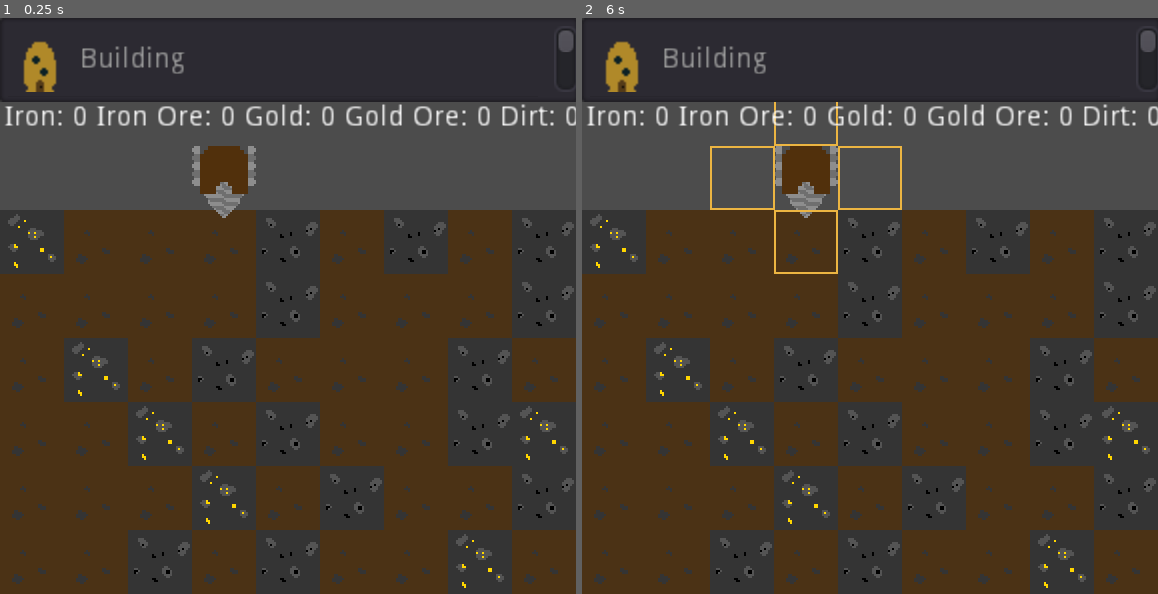
Above: before the commit, frames 1-2 (left to right).
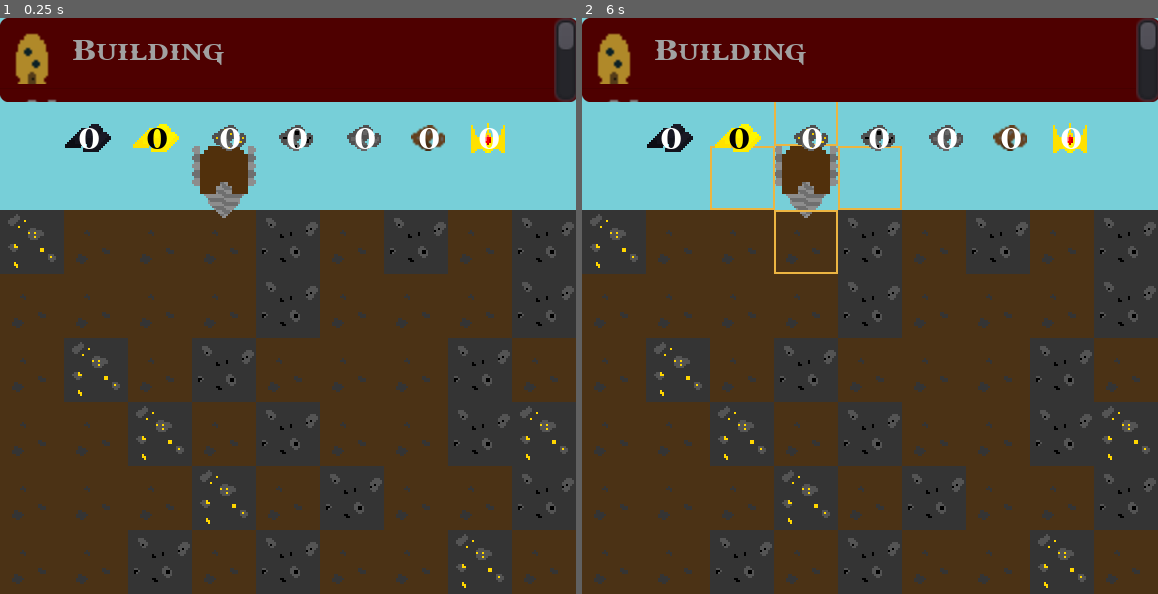
Above: after the commit, the same moments.

Repository: the-alex-g/LD48
Game: Godot game, scene res://Main/Main.tscn
The game is run twice, just before and just after one commit, with the same random seed, the same clock (stepped at 60 frames per second) and the same inputs.
Inputs (mouse positions are in pixels of both pictures, inside the frame that each line leads up to):
- Up to frame 1 (0.25 s): no input
- Up to frame 2 (6 s): tap Enter at 0.5, 2, 3.5 s; move the mouse to (996, 277) at 0.52 s; click (996, 277) at 0.67 s; tap Space at 1.25, 2.75, 4.25 s; move the mouse to (754, 334) at 1.27 s; click (754, 334) at 1.42 s; move the mouse to (927, 179) at 2.02 s; click (927, 179) at 2.17 s; move the mouse to (841, 421) at 2.77 s; click (841, 421) at 2.92 s; move the mouse to (1042, 392) at 3.52 s; click (1042, 392) at 3.67 s; move the mouse to (697, 219) at 4.27 s; click (697, 219) at 4.42 s; move the mouse to (898, 306) at 5.02 s; click (898, 306) at 5.17 s; move the mouse to (783, 162) at 5.77 s; click (783, 162) at 5.92 s

The runs differ from the first frame. In frame 1, 32% of the frame differs, in the area x 0-100%, y 0-34%; in frame 2, 31%.

Commit message:
Add resource icons

Diff:
--- a/project/CreatableItems/itemList.tscn
+++ b/project/CreatableItems/itemList.tscn
@@ -6,11 +6,45 @@
 [ext_resource path="res://Art/GoldSmelter/GoldSmelter1.png" type="Texture" id=4]
 [ext_resource path="res://Art/IronSmelter/IronSmelter0.png" type="Texture" id=5]
 [ext_resource path="res://Art/City/City.png" type="Texture" id=6]
+[ext_resource path="res://Font.tres" type="DynamicFont" id=7]
+
+[sub_resource type="StyleBoxFlat" id=1]
+bg_color = Color( 0.670588, 0, 0, 1 )
+corner_radius_top_left = 5
+corner_radius_top_right = 5
+corner_radius_bottom_right = 5
+corner_radius_bottom_left = 5
+
+[sub_resource type="StyleBoxFlat" id=2]
+bg_color = Color( 0.368627, 0, 0, 1 )
+corner_radius_top_left = 5
+corner_radius_top_right = 5
+corner_radius_bottom_right = 5
+corner_radius_bottom_left = 5
+
+[sub_resource type="StyleBoxFlat" id=3]
+bg_color = Color( 0.670588, 0, 0, 1 )
+corner_radius_top_left = 5
+corner_radius_top_right = 5
+corner_radius_bottom_right = 5
+corner_radius_bottom_left = 5
+
+[sub_resource type="StyleBoxFlat" id=4]
+bg_color = Color( 0.305882, 0, 0, 1 )
+corner_radius_top_left = 5
+corner_radius_top_right = 5
+corner_radius_bottom_right = 5
+corner_radius_bottom_left = 5
 
 [node name="ItemList" type="ItemList"]
 anchor_right = 1.0
-margin_right = -178.0
+margin_right = -150.0
 margin_bottom = 42.0
+custom_styles/selected_focus = SubResource( 1 )
+custom_styles/bg_focus = SubResource( 2 )
+custom_styles/selected = SubResource( 3 )
+custom_styles/bg = SubResource( 4 )
+custom_fonts/font = ExtResource( 7 )
 items = [ "Building", ExtResource( 2 ), false, "Statue", ExtResource( 3 ), false, "Gold Smelter", ExtResource( 4 ), false, "Iron Smelter", ExtResource( 5 ), false, "City", ExtResource( 6 ), false ]
 script = ExtResource( 1 )
 __meta__ = {
--- /dev/null
+++ b/project/Font.tres
@@ -0,0 +1,6 @@
+[gd_resource type="DynamicFont" load_steps=2 format=2]
+
+[ext_resource path="res://GODOFWAR.TTF" type="DynamicFontData" id=1]
+
+[resource]
+font_data = ExtResource( 1 )
--- a/project/Main/Main.tscn
+++ b/project/Main/Main.tscn
@@ -7,18 +7,16 @@
 [ext_resource path="res://CreatableItems/itemList.tscn" type="PackedScene" id=5]
 [ext_resource path="res://CreatableItems/ItemArea.tscn" type="PackedScene" id=6]
 [ext_resource path="res://Main/ResourceDisplay.tscn" type="PackedScene" id=7]
+[ext_resource path="res://Art/Sky.png" type="Texture" id=8]
 
 [node name="Main" type="Node2D"]
 script = ExtResource( 1 )
 
-[node name="ColorRect" type="ColorRect" parent="."]
-visible = false
-margin_right = 289.0
-margin_bottom = 289.0
-color = Color( 0.635294, 0.956863, 0.972549, 1 )
-__meta__ = {
-"_edit_use_anchors_": false
-}
+[node name="Sprite" type="Sprite" parent="."]
+scale = Vector2( 9.15625, 9.28125 )
+z_index = -2
+texture = ExtResource( 8 )
+centered = false
 
 [node name="TileMap" type="TileMap" parent="."]
 z_index = -1
@@ -39,13 +37,10 @@
 [node name="ItemArea" parent="." instance=ExtResource( 6 )]
 
 [node name="SmeltTimer" type="Timer" parent="."]
+wait_time = 3.0
 autostart = true
 
 [node name="ResourceDisplay" parent="." instance=ExtResource( 7 )]
-margin_left = 2.0
-margin_top = 40.0
-margin_right = 287.0
-margin_bottom = 60.0
 [connection signal="tile_destroyed" from="TileMap" to="." method="_on_TileMap_tile_destroyed"]
 [connection signal="drill" from="Drill" to="." method="_on_Drill_drill"]
 [connection signal="drop_item" from="ItemList" to="." method="_on_ItemList_drop_item"]
--- a/project/Main/ResourceDisplay.gd
+++ b/project/Main/ResourceDisplay.gd
@@ -1,4 +1,4 @@
-extends HBoxContainer
+extends Node2D
 
 # signals
 
@@ -12,18 +12,20 @@
 var _ignore
 
 # onready variables
-onready var _iron_label := $Iron
-onready var _iron_ore_label := $IronOre
-onready var _gold_label := $Gold
-onready var _gold_ore_label := $GoldOre
-onready var _stone_label := $Stone
-onready var _dirt_label := $Dirt
+onready var _iron_label := $IronIngots/IronLabel
+onready var _iron_ore_label := $IronOre/IronOreLabel
+onready var _gold_label := $GoldIngots/GoldLabel
+onready var _gold_ore_label := $GoldOre/GoldOreLabel
+onready var _stone_label := $Stone/StoneLabel
+onready var _dirt_label := $Dirt/DirtLabel
+onready var _crown_label := $Crowns/CrownLabel
 
 
 func _process(_delta:float)->void:
-	_dirt_label.text = "Dirt: "+str(ResourceManager.dirt)
-	_iron_ore_label.text = "Iron Ore: "+str(ResourceManager.iron_ore)
-	_iron_label.text = "Iron: "+str(ResourceManager.iron)
-	_gold_label.text = "Gold: "+str(ResourceManager.gold)
-	_gold_ore_label.text = "Gold Ore: "+str(ResourceManager.gold_ore)
-	_stone_label.text = "Stone: "+str(ResourceManager.stone)
+	_dirt_label.text = str(ResourceManager.dirt)
+	_iron_ore_label.text = str(ResourceManager.iron_ore)
+	_iron_label.text = str(ResourceManager.iron)
+	_gold_label.text = str(ResourceManager.gold)
+	_gold_ore_label.text = str(ResourceManager.gold_ore)
+	_stone_label.text = str(ResourceManager.stone)
+	_crown_label.text = str(ResourceManager.crowns)
--- a/project/Main/ResourceDisplay.tscn
+++ b/project/Main/ResourceDisplay.tscn
@@ -1,52 +1,141 @@
-[gd_scene load_steps=2 format=2]
+[gd_scene load_steps=10 format=2]
 
 [ext_resource path="res://Main/ResourceDisplay.gd" type="Script" id=1]
+[ext_resource path="res://Font.tres" type="DynamicFont" id=2]
+[ext_resource path="res://Art/Icons/IronIngots.png" type="Texture" id=3]
+[ext_resource path="res://Art/Icons/GoldIngots.png" type="Texture" id=4]
+[ext_resource path="res://Art/Icons/GoldOre.png" type="Texture" id=5]
+[ext_resource path="res://Art/Icons/IronOre.png" type="Texture" id=6]
+[ext_resource path="res://Art/Icons/Stone.png" type="Texture" id=7]
+[ext_resource path="res://Art/Icons/Dirt.png" type="Texture" id=8]
+[ext_resource path="res://Art/Icons/Crown.png" type="Texture" id=9]
 
-[node name="ResourceDisplay" type="HBoxContainer"]
-margin_right = 40.0
-margin_bottom = 40.0
+[node name="ResourceDisplay" type="Node2D"]
 script = ExtResource( 1 )
+
+[node name="IronIngots" type="Sprite" parent="."]
+position = Vector2( 44, 60 )
+texture = ExtResource( 3 )
+
+[node name="IronLabel" type="Label" parent="IronIngots"]
+margin_left = -5.0
+margin_top = -8.0
+margin_right = 6.0
+margin_bottom = 9.0
+grow_horizontal = 2
+custom_fonts/font = ExtResource( 2 )
+text = "0"
+align = 1
 __meta__ = {
+"_edit_group_": true,
 "_edit_use_anchors_": false
 }
 
-[node name="Iron" type="Label" parent="."]
-margin_top = 13.0
-margin_right = 26.0
-margin_bottom = 27.0
-text = "Iron"
+[node name="GoldIngots" type="Sprite" parent="."]
+position = Vector2( 77.7999, 60 )
+texture = ExtResource( 4 )
 
-[node name="IronOre" type="Label" parent="."]
-margin_left = 30.0
-margin_top = 13.0
-margin_right = 84.0
-margin_bottom = 27.0
-text = "Iron Ore"
+[node name="GoldLabel" type="Label" parent="GoldIngots"]
+margin_left = -5.0
+margin_top = -8.0
+margin_right = 6.0
+margin_bottom = 9.0
+grow_horizontal = 2
+custom_fonts/font = ExtResource( 2 )
+custom_colors/font_color = Color( 0, 0, 0, 1 )
+text = "0"
+align = 1
+__meta__ = {
+"_edit_group_": true,
+"_edit_use_anchors_": false
+}
 
-[node name="Gold" type="Label" parent="."]
-margin_left = 88.0
-margin_top = 13.0
-margin_right = 118.0
-margin_bottom = 27.0
-text = "Gold"
+[node name="GoldOre" type="Sprite" parent="."]
+position = Vector2( 114.6, 60 )
+texture = ExtResource( 5 )
 
-[node name="GoldOre" type="Label" parent="."]
-margin_left = 122.0
-margin_top = 13.0
-margin_right = 152.0
-margin_bottom = 27.0
-text = "Gold"
+[node name="GoldOreLabel" type="Label" parent="GoldOre"]
+margin_left = -5.0
+margin_top = -8.0
+margin_right = 6.0
+margin_bottom = 9.0
+grow_horizontal = 2
+custom_fonts/font = ExtResource( 2 )
+text = "0"
+align = 1
+__meta__ = {
+"_edit_group_": true,
+"_edit_use_anchors_": false
+}
 
-[node name="Dirt" type="Label" parent="."]
-margin_left = 156.0
-margin_top = 13.0
-margin_right = 180.0
-margin_bottom = 27.0
-text = "Dirt"
+[node name="IronOre" type="Sprite" parent="."]
+position = Vector2( 148.102, 60 )
+texture = ExtResource( 6 )
 
-[node name="Stone" type="Label" parent="."]
-margin_left = 184.0
-margin_top = 13.0
-margin_right = 220.0
-margin_bottom = 27.0
-text = "Stone"
+[node name="IronOreLabel" type="Label" parent="IronOre"]
+margin_left = -5.0
+margin_top = -8.0
+margin_right = 6.0
+margin_bottom = 9.0
+grow_horizontal = 2
+custom_fonts/font = ExtResource( 2 )
+text = "0"
+align = 1
+__meta__ = {
+"_edit_group_": true,
+"_edit_use_anchors_": true
+}
+
+[node name="Stone" type="Sprite" parent="."]
+position = Vector2( 181.922, 60 )
+texture = ExtResource( 7 )
+
+[node name="StoneLabel" type="Label" parent="Stone"]
+margin_left = -5.0
+margin_top = -8.0
+margin_right = 6.0
+margin_bottom = 9.0
+grow_horizontal = 2
+custom_fonts/font = ExtResource( 2 )
+text = "0"
+align = 1
+__meta__ = {
+"_edit_group_": true,
+"_edit_use_anchors_": false
+}
+
+[node name="Dirt" type="Sprite" parent="."]
+position = Vector2( 214.032, 60 )
+texture = ExtResource( 8 )
+
+[node name="DirtLabel" type="Label" parent="Dirt"]
+margin_left = -5.0
+margin_top = -8.0
+margin_right = 6.0
+margin_bottom = 9.0
+grow_horizontal = 2
+custom_fonts/font = ExtResource( 2 )
+text = "0"
+align = 1
+__meta__ = {
+"_edit_group_": true,
+"_edit_use_anchors_": false
+}
+
+[node name="Crowns" type="Sprite" parent="."]
+position = Vector2( 244, 60 )
+texture = ExtResource( 9 )
+
+[node name="CrownLabel" type="Label" parent="Crowns"]
+margin_left = -5.0
+margin_top = -8.0
+margin_right = 6.0
+margin_bottom = 9.0
+grow_horizontal = 2
+custom_fonts/font = ExtResource( 2 )
+text = "0"
+align = 1
+__meta__ = {
+"_edit_group_": true,
+"_edit_use_anchors_": false
+}
--- a/project/Main/TileMap.gd
+++ b/project/Main/TileMap.gd
@@ -128,14 +128,15 @@
 			set_cell(row, column, tile)
 
 
-func check_position(points:PoolVector2Array)->bool:
+func check_position(points:Array)->bool:
 	for point in points:
 		var point_on_map := world_to_map(point)
 		var tile := get_cellv(point_on_map)
 		if tile != -1 and tile != EMPTY_UNDERGROUND_TILE:
 			return false
 		if get_cellv(point_on_map+Vector2(0,1)) == EMPTY_UNDERGROUND_TILE:
-			return false
+			if not points.has(point+Vector2(0,32)):
+				return false
 	return true
 
 
--- a/project/ResourceManager.gd
+++ b/project/ResourceManager.gd
@@ -10,7 +10,7 @@
 	"Statue":{"stone":1},
 	"Gold Smelter":{"stone":2, "gold_ore":1},
 	"Iron Smelter":{"stone":2, "iron_ore":1},
-	"City":{"stone":8, "iron":4, "gold":2},
+	"City":{"stone":8, "iron":4, "gold":4},
 }
 
 # exported variables
--- a/project/Tiles.tres
+++ b/project/Tiles.tres
@@ -256,4 +256,4 @@
 16/shape_one_way = false
 16/shape_one_way_margin = 0.0
 16/shapes = [  ]
-16/z_index = 0
+16/z_index = 1
Binary file added: project/Art/Icons/Crown.png
Not shown, added: project/Art/Icons/Crown.png.import
Binary file added: project/Art/Icons/Dirt.png
Not shown, added: project/Art/Icons/Dirt.png.import
Binary file added: project/Art/Icons/GoldIngots.png
Not shown, added: project/Art/Icons/GoldIngots.png.import
Binary file added: project/Art/Icons/GoldOre.png
Not shown, added: project/Art/Icons/GoldOre.png.import
Binary file added: project/Art/Icons/IronIngots.png
Not shown, added: project/Art/Icons/IronIngots.png.import
Binary file added: project/Art/Icons/IronOre.png
Not shown, added: project/Art/Icons/IronOre.png.import
(and 15 more such lines)
